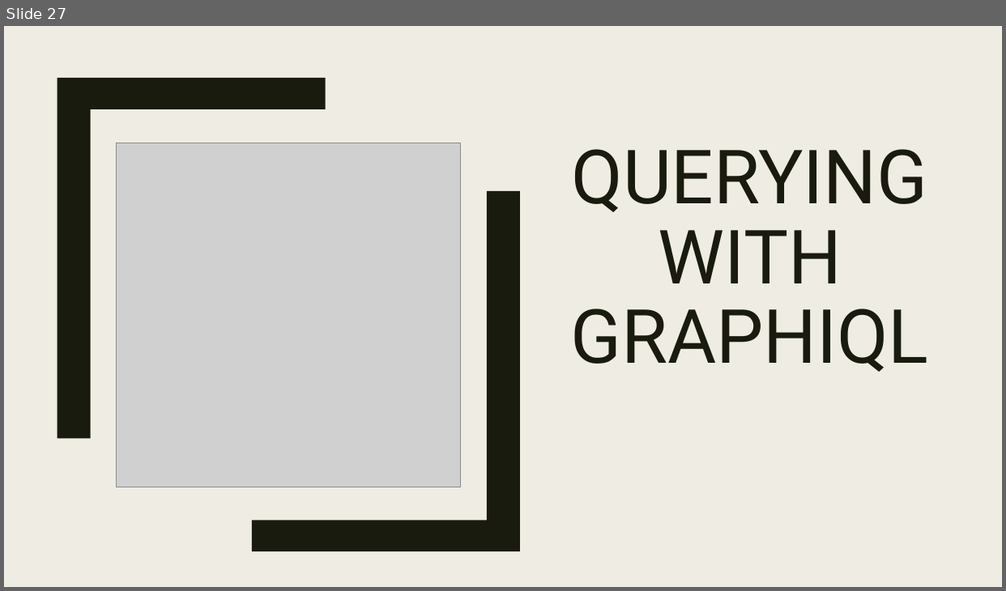
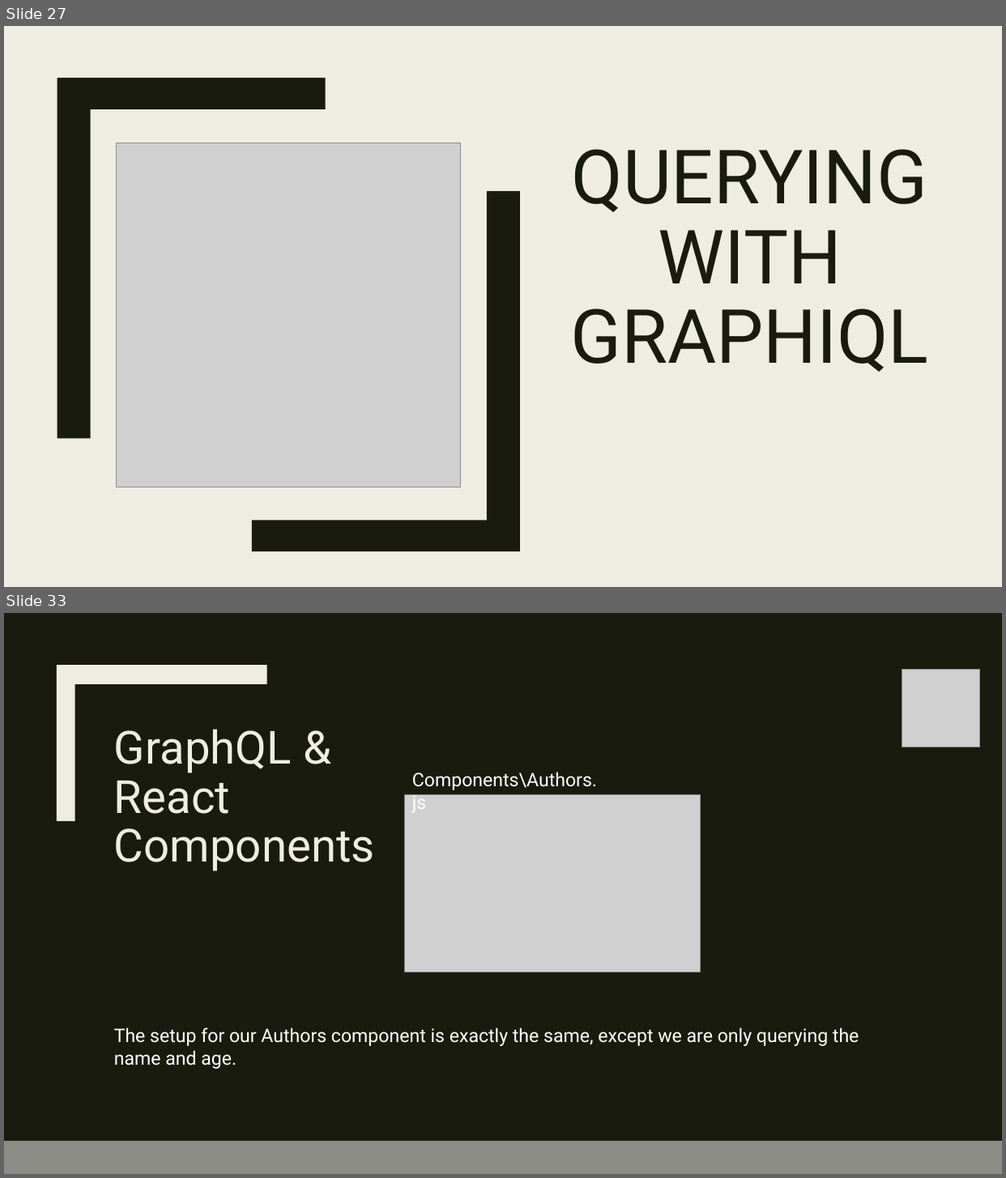
Before and after one commit to leono93/GraphQL_New-Tech, a slide deck: presentation/GraphQL_t7oele00.pptx. Shown one above the other, each under a label of ours: slide 27 before the commit, slides 27 and 33 after it; the slides between them are not shown. The pictures are 1006x591 and 1006x1178 pixels, drawn with LibreOffice and Linux fonts; fonts in the diff are those of the drawing; grey boxes stand for pictures. Boxes give left, top, right and bottom in pixels: in the first picture for what was removed or moved away, otherwise in the second. Text is boxed around its words. In the diff, an @@ line names an element or a change of style, - is before the commit and + after.

```diff
--- a/presentation/GraphQL_t7oele00.pptx
+++ b/presentation/GraphQL_t7oele00.pptx
@@ slide 33 added at box(4, 613, 1002, 1174), background #191B0E @@
@@ rectangle added at box(4, 613, 1002, 1174), fill #191B0E @@
@@ rectangle added at box(43, 613, 62, 1174), fill #EFEDE3 @@
@@ freeform shape added at box(57, 665, 266, 821), fill #EFEDE3 @@
@@ picture added at box(902, 669, 980, 747) @@
@@ title added at box(114, 729, 375, 871), 44 pt, text #EFEDE3 @@
+GraphQL & React
+Components
@@ text added at box(412, 772, 597, 813), 18 pt, text #FFFFFF @@
+Components\Authors.js
@@ picture added at box(404, 795, 701, 973) @@
@@ text added at box(114, 1028, 859, 1069), 18 pt, text #FFFFFF @@
+The setup for our Authors component is exactly the same, except we are only querying the name and age.
@@ rectangle added at box(4, 1142, 1002, 1174), fill #8C8D86 @@
```
Also in this commit, not shown: 2 slides changed, 5 other slides added.
